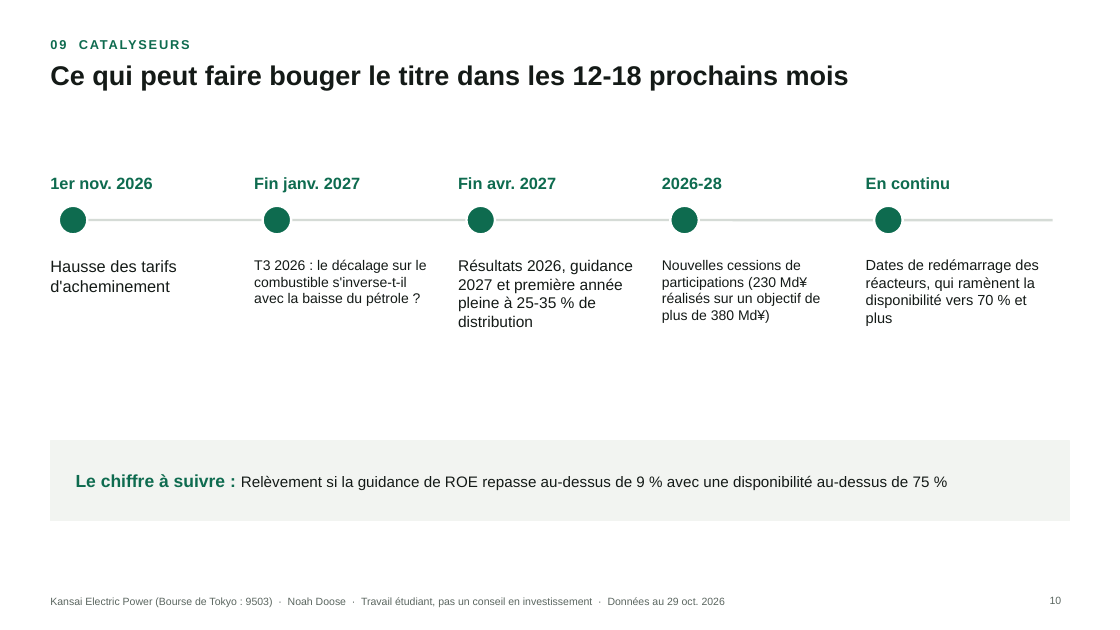
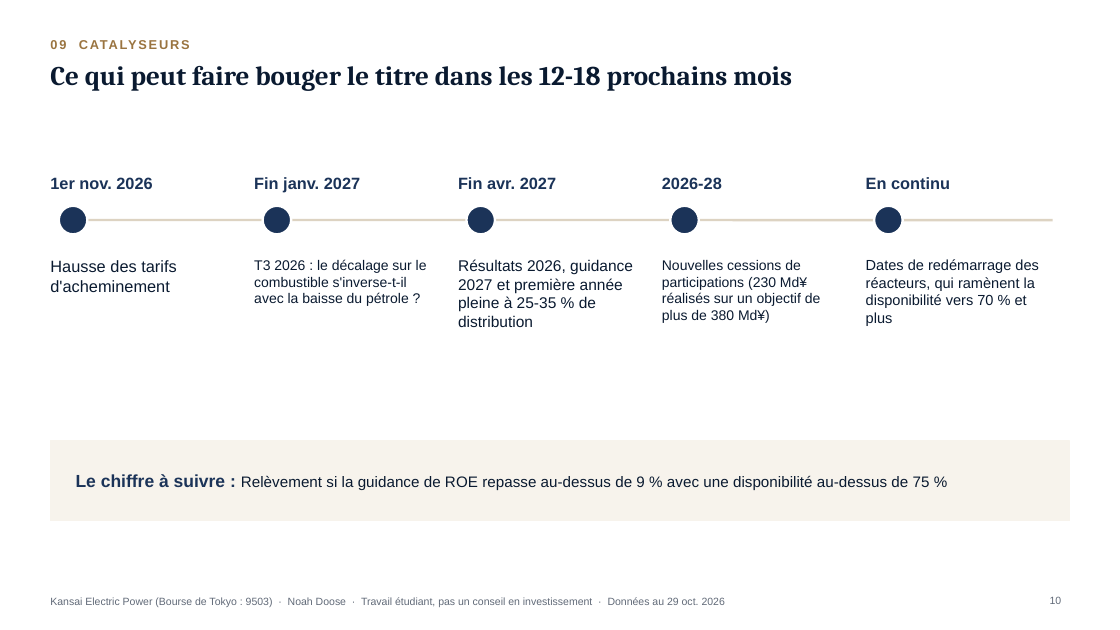
Before and after one commit to Fayzzy11/Portfolio-Project, a slide deck: slide 10 of docs/assets/pitches/9503_JP_Kansai_Electric_Power_pitch_FR.pptx. Drawn at 1120x630 pixels with LibreOffice and Linux fonts; fonts in the diff are those of the drawing. Boxes give left, top, right and bottom in pixels: in the first picture for what was removed or moved away, otherwise in the second. Text is boxed around its words. In the diff, an @@ line names an element or a change of style, - is before the commit and + after.

```diff
--- a/docs/assets/pitches/9503_JP_Kansai_Electric_Power_pitch_FR.pptx
+++ b/docs/assets/pitches/9503_JP_Kansai_Electric_Power_pitch_FR.pptx
@@ text "09 CATALYSEURS" at [50,32,1070,57]: text colour #0E6B4F to #9A7440 @@
@@ title "Ce qui peut faire bouger ..." at [50,66,792,91]: font Arial to Cambria, text colour #141A17 to #0A1A30 @@
@@ text colour #0E6B4F to #1B3358 in 5 elements at [50,177,152,189], [254,177,360,193], [458,177,556,189], [662,177,722,189], [866,177,950,189] @@
@@ fill #0E6B4F to #1B3358 in 5 elements at [59,206,87,234], [263,206,292,234], [466,206,495,234], [670,206,699,234], [875,206,903,234] @@
@@ line (67, 220) - (1053, 220): stroke #D5DBD6 2 pt to #DDD3C2 2 pt @@
@@ text colour #141A17 to #0A1A30 in 5 elements at [50,260,176,292], [254,259,427,306], [458,259,633,327], [662,260,821,323], [866,259,1039,326] @@
@@ rectangle at [50,441,1070,521]: fill #F2F4F1 to #F7F3EC; outline #F2F4F1 1 pt to #F7F3EC 1 pt @@
@@ text "Le chiffre à suivre : ..." at [76,474,930,490]: text colour #0E6B4F to #1B3358 in "Le chiffre à suivre :"; text colour #141A17 to #0A1A30 in "Relèvement si la guidance de ROE repasse ..." @@
@@ text "Kansai Electric Power (Bourse de ..." at [50,597,725,607]: text colour #5B6660 to #616A78 @@
@@ page number at [1050,596,1062,604]: text colour #5B6660 to #616A78 @@
```
Also in this commit, not shown: 11 other slides changed, 37 other files.
